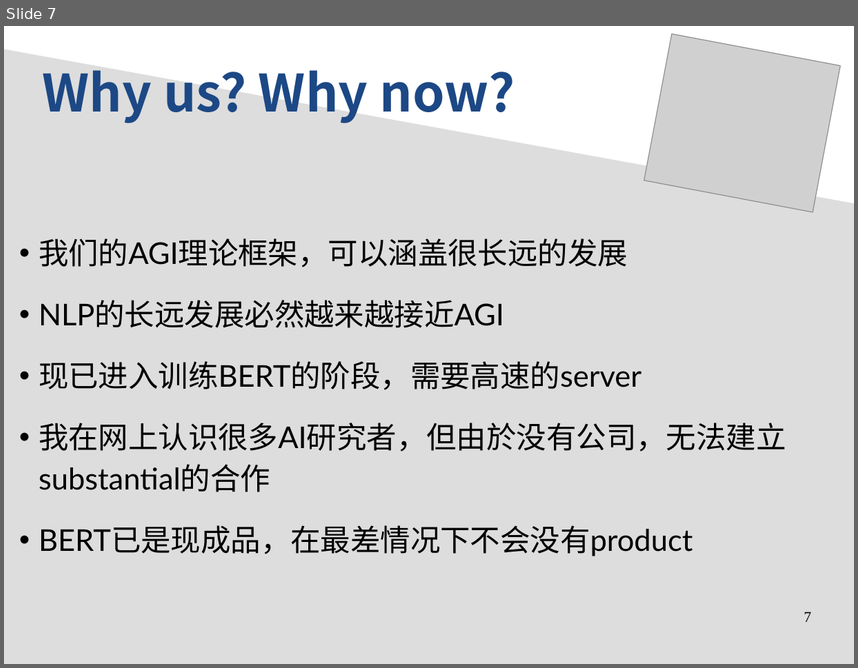
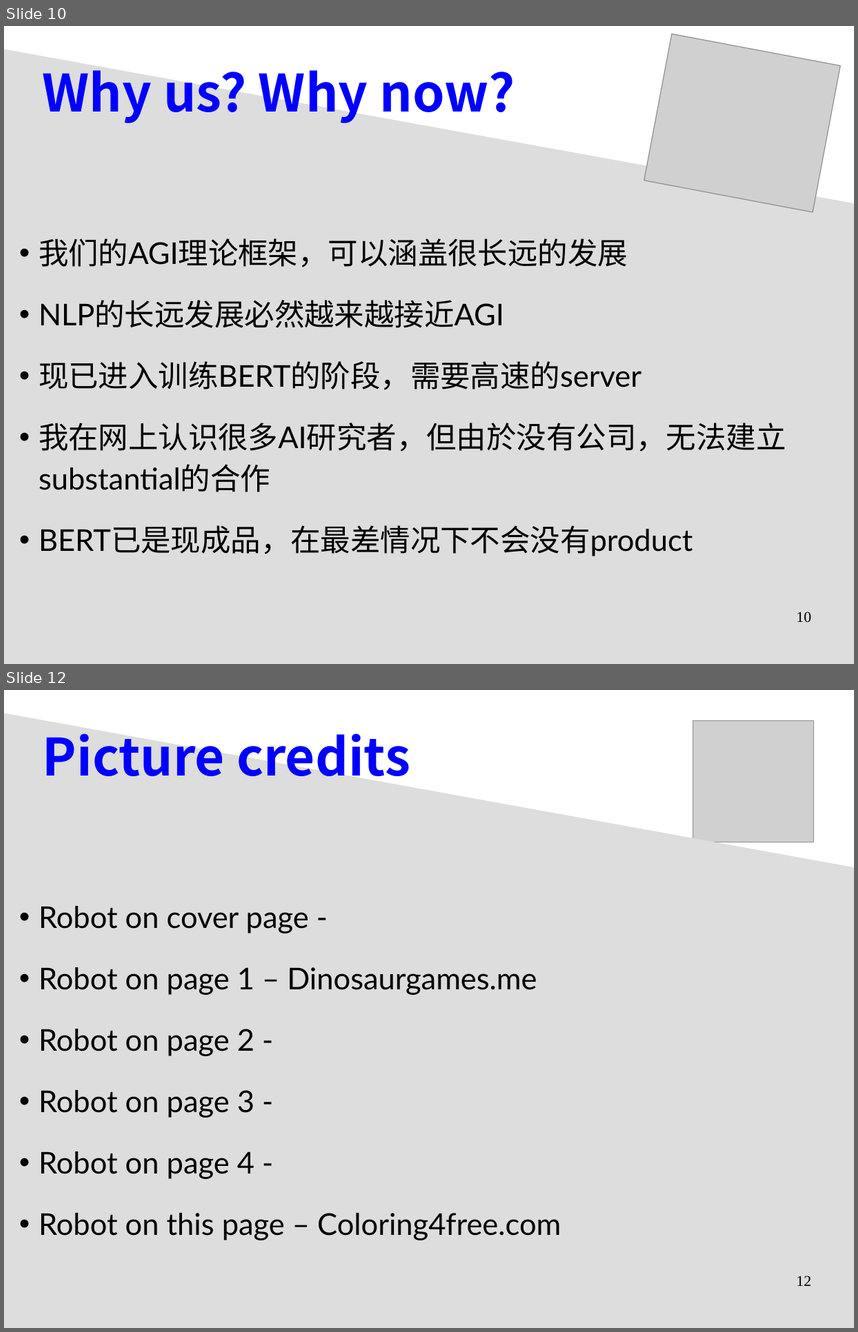
Before and after one commit to Cybernetic1/2020, a slide deck: General_Intelligence_biz-plan.odp. Shown one above the other, each under a label of ours: slide 7 before the commit, slides 10 and 12 after it; the slides between them are not shown. The pictures are 858x668 and 858x1332 pixels, drawn with LibreOffice and Linux fonts; fonts in the diff are those of the drawing; grey boxes stand for pictures. Boxes give left, top, right and bottom in pixels: in the first picture for what was removed or moved away, otherwise in the second. Text is boxed around its words. In the diff, an @@ line names an element or a change of style, - is before the commit and + after.

```diff
--- a/General_Intelligence_biz-plan.odp
+++ b/General_Intelligence_biz-plan.odp
@@ slide 12 added at (4,690,854,1328), background #FFFFFF @@
@@ freeform shape added at (4,713,854,1328), fill #DDDDDD @@
@@ picture added at (693,721,814,842) @@
@@ text added at (43,733,410,776), 48 pt, text #0000FF, bold @@
+Picture credits
@@ text added at (38,906,561,1241), 28 pt, text #000000 @@
+• Robot on cover page -
+• Robot on page 1 – Dinosaurgames.me
+• Robot on page 2 -
+• Robot on page 3 -
+• Robot on page 4 -
+• Robot on this page – Coloring4free.com
@@ page number added at (796,1276,811,1286), 14 pt, text #000000 @@
+12
@@ what was slide 7 is now slide 10 @@
@@ slide 10 changed as well @@
@@ text "Why us? Why now?" at (43,70,515,123): text colour #1C4885 to #0000FF @@
@@ page number at (796,612,811,623): text changed @@
-7
+10
```
Also in this commit, not shown: 6 other slides changed, 4 other slides added, 2 slides removed, 6 other files.
